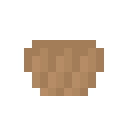
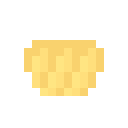
Layers edited between the first and the second w=128, h=128 image:
added layer "vanillacupcakeitem.png" above "strawberrycupcakeitem.png" over [24, 40, 104, 96]
hid "coffeecupcakeitem.png" over [24, 40, 104, 96]
